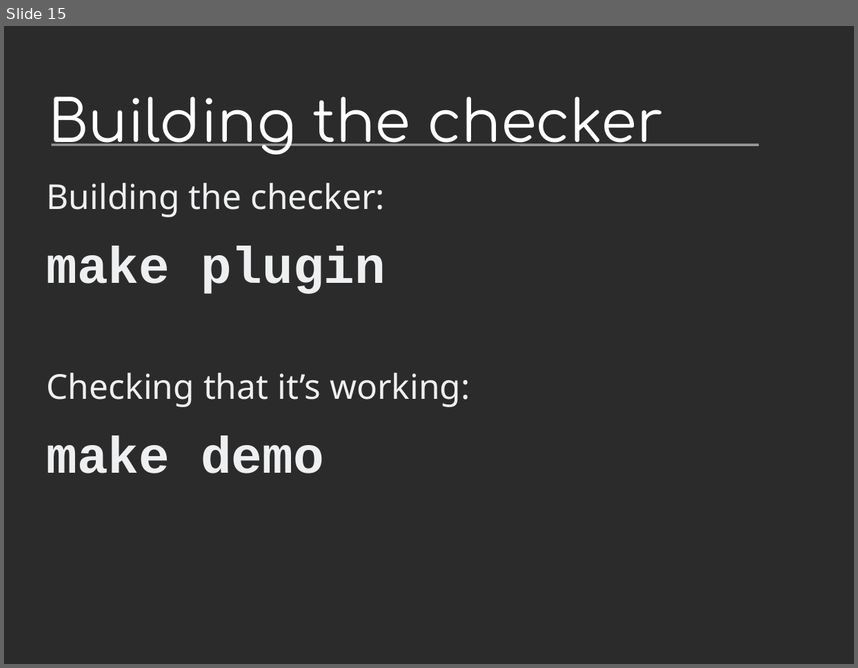
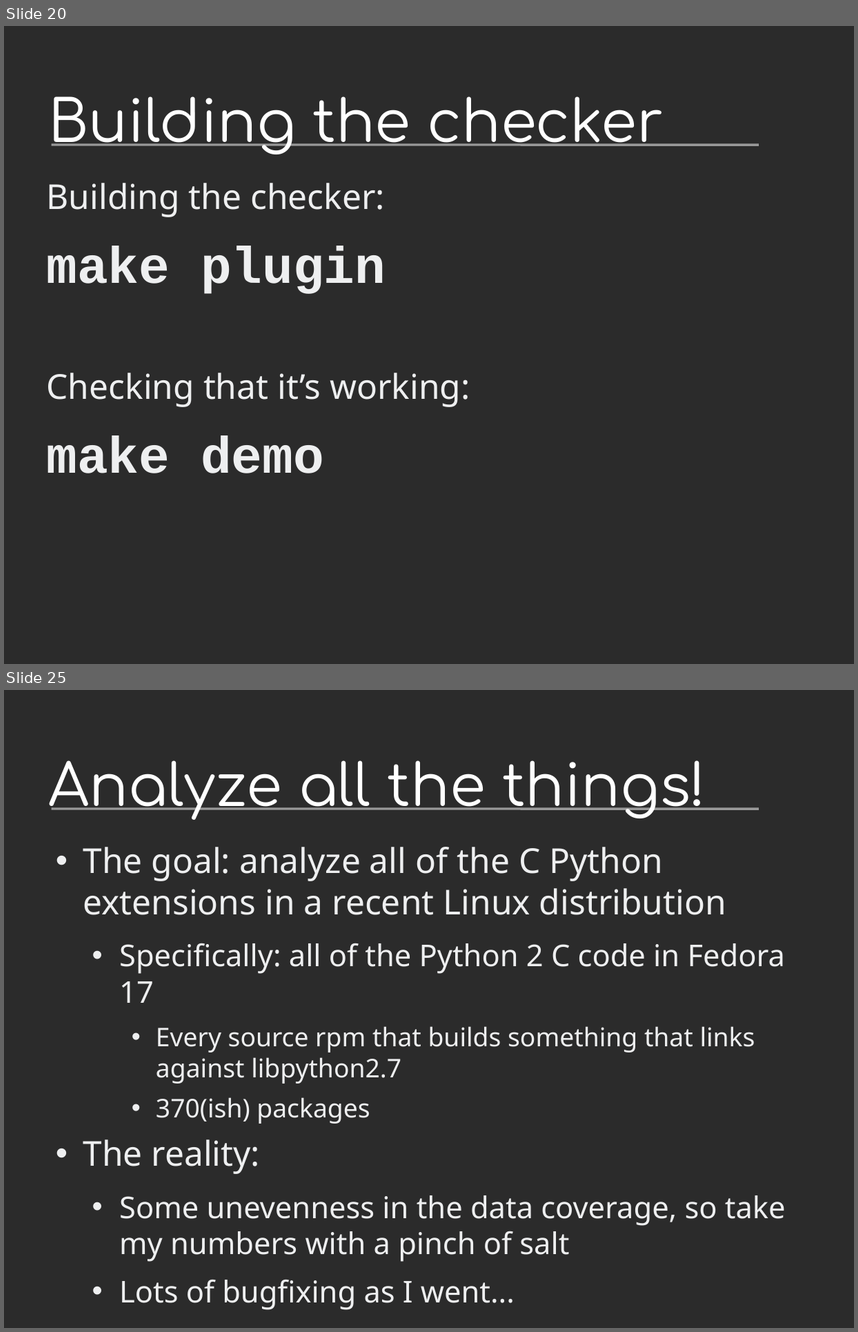
Before and after one commit to davidmalcolm/PyCon-US-2013-Talk, a slide deck: Death By 1000 Leaks - Static Analysis of Hundreds of Python Extension Modules.odp. Shown one above the other, each under a label of ours: slide 15 before the commit, slides 20 and 25 after it; the slides between them are not shown. The pictures are 858x668 and 858x1332 pixels, drawn with LibreOffice and Linux fonts; fonts in the diff are those of the drawing; background and template pictures are left out; a plain dark background stands for a picture behind light text. Boxes give left, top, right and bottom in pixels: in the first picture for what was removed or moved away, otherwise in the second. Text is boxed around its words. In the diff, an @@ line names an element or a change of style, - is before the commit and + after.

```diff
--- a/Death By 1000 Leaks - Static Analysis of Hundreds of Python Extension Modules.odp
+++ b/Death By 1000 Leaks - Static Analysis of Hundreds of Python Extension Modules.odp
@@ slide 25 added at (x1=4, y1=690, x2=854, y2=1328), background picture (left out); not listed: 1 template element that a slide beside it also shows @@
@@ title added at (x1=49, y1=760, x2=706, y2=819), 54 pt, text #FFFFFF @@
+Analyze all the things!
@@ text added at (x1=83, y1=847, x2=786, y2=1310), 28 pt, text #EEEFF0 @@
+• The goal: analyze all of the C Python extensions in a recent Linux distribution
+  • Specifically: all of the Python 2 C code in Fedora 17
+    • Every source rpm that builds something that links against libpython2.7
+    • 370(ish) packages
+• The reality:
+  • Some unevenness in the data coverage, so take my numbers with a pinch of salt
+  • Lots of bugfixing as I went...
@@ what was slide 15 is now slide 20 @@
```
Also in this commit, not shown: 7 slides changed, 19 other slides added, 2 other files.
